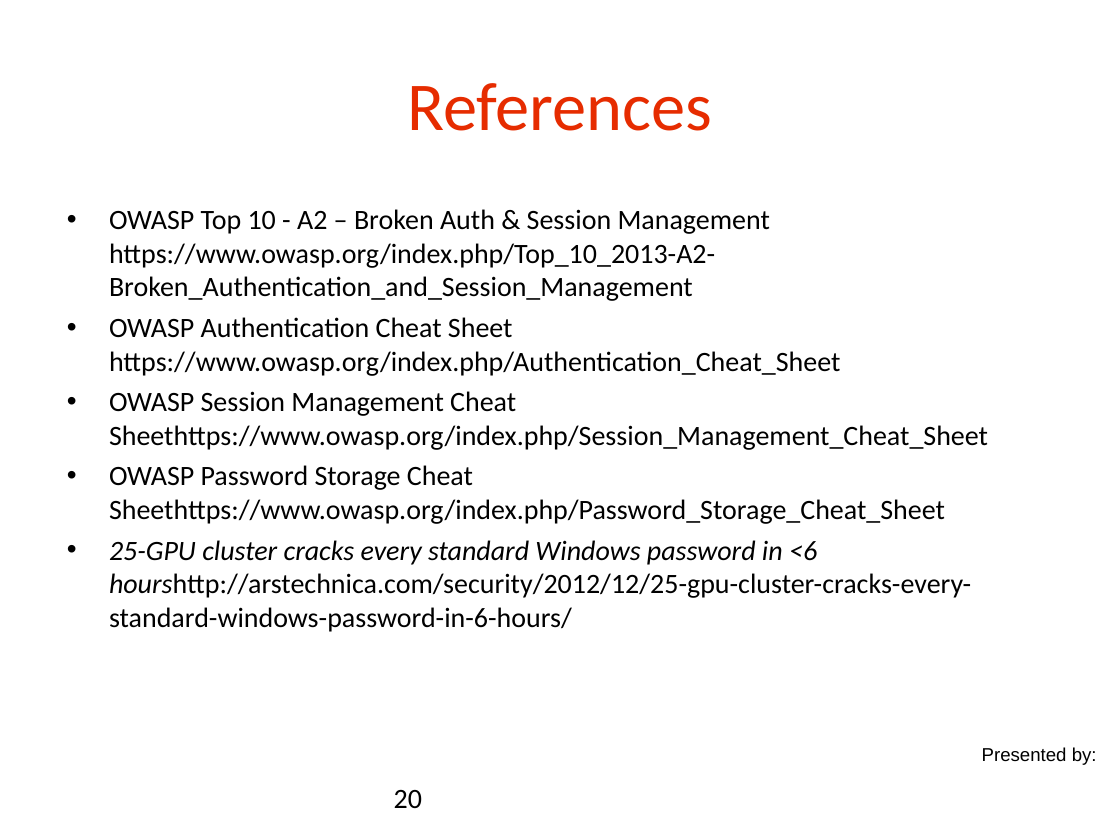
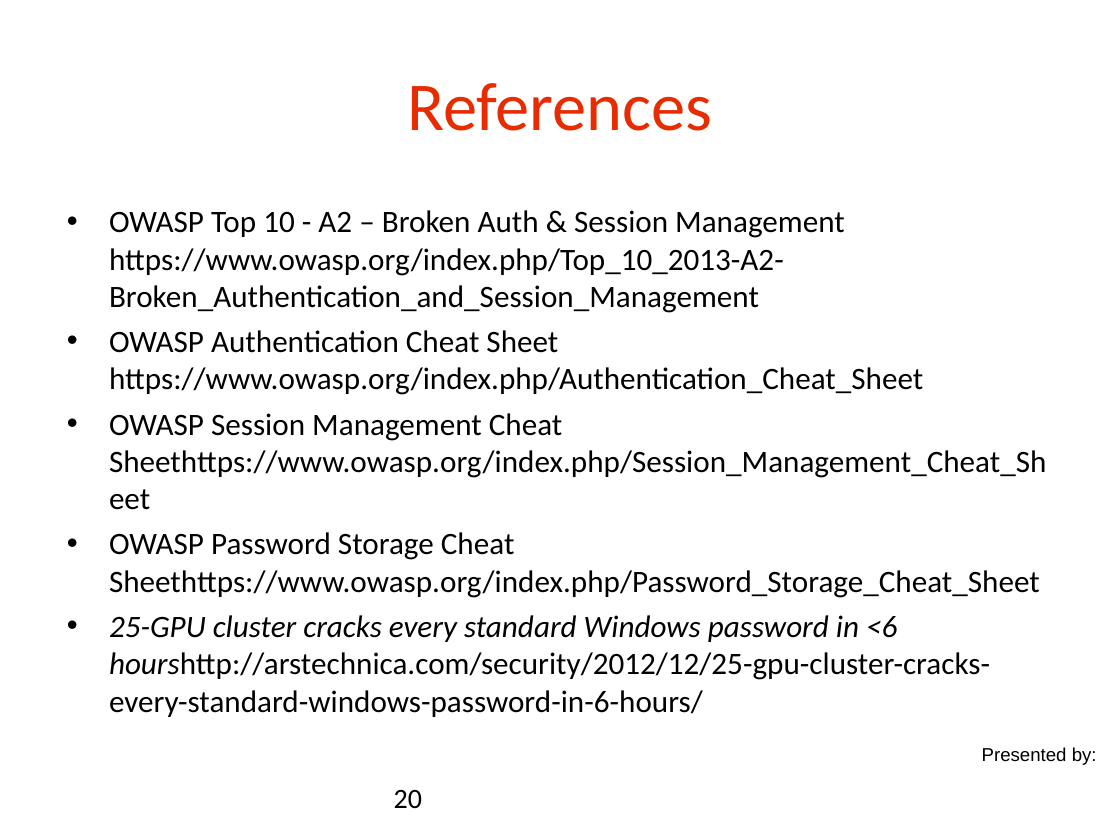
Before and after one commit to danielsomerfield/app-sec-presentation, a slide deck: slide 20 of AppSec Presentation Deck Day 3.ppt. Drawn at 1120x840 pixels with LibreOffice and Linux fonts; fonts in the diff are those of the drawing; background and template pictures are left out. Boxes give left, top, right and bottom in pixels: in the first picture for what was removed or moved away, otherwise in the second. Text is boxed around its words. In the diff, an @@ line names an element or a change of style, - is before the commit and + after.

```diff
--- a/AppSec Presentation Deck Day 3.ppt
+++ b/AppSec Presentation Deck Day 3.ppt
@@ text "OWASP Top 10 - A2 ..." at [109, 210, 1046, 717]: size 18 to 20 pt @@
```
Also in this commit, not shown: 2 other slides changed, 4 other files.
